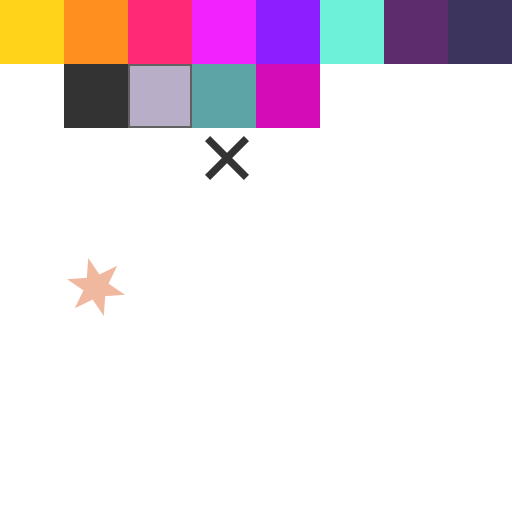
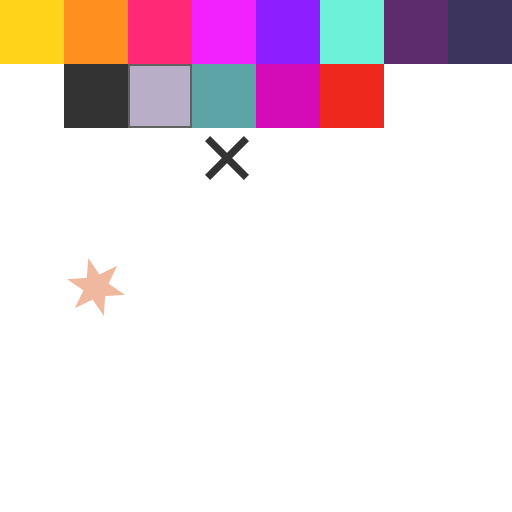
The second 512 x 512 image is a revision of the first. Changes to its layers:
added layer "enemy - Copia copy 13" above "enemy - Copia copy 12" over bbox(320, 64, 384, 128)
